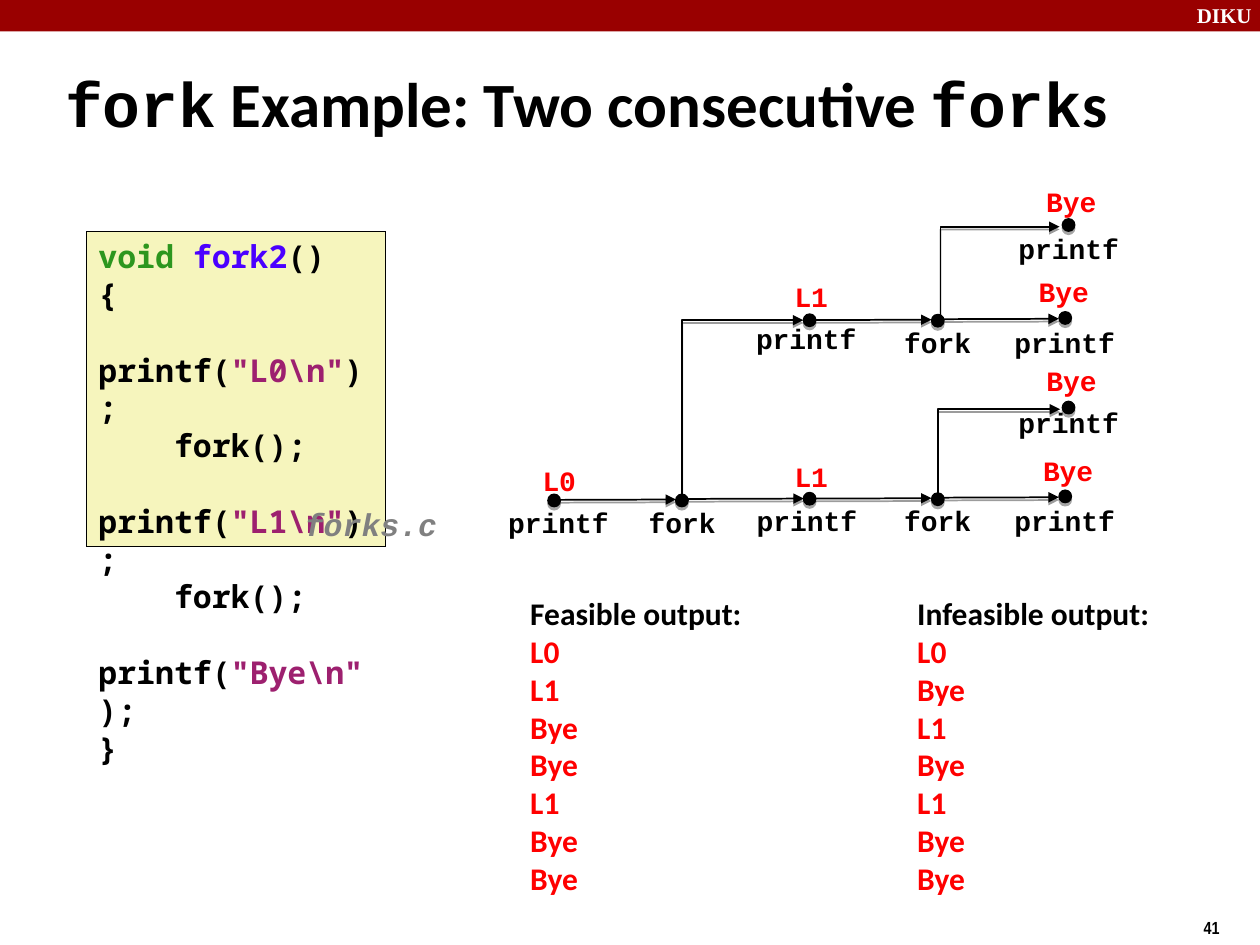
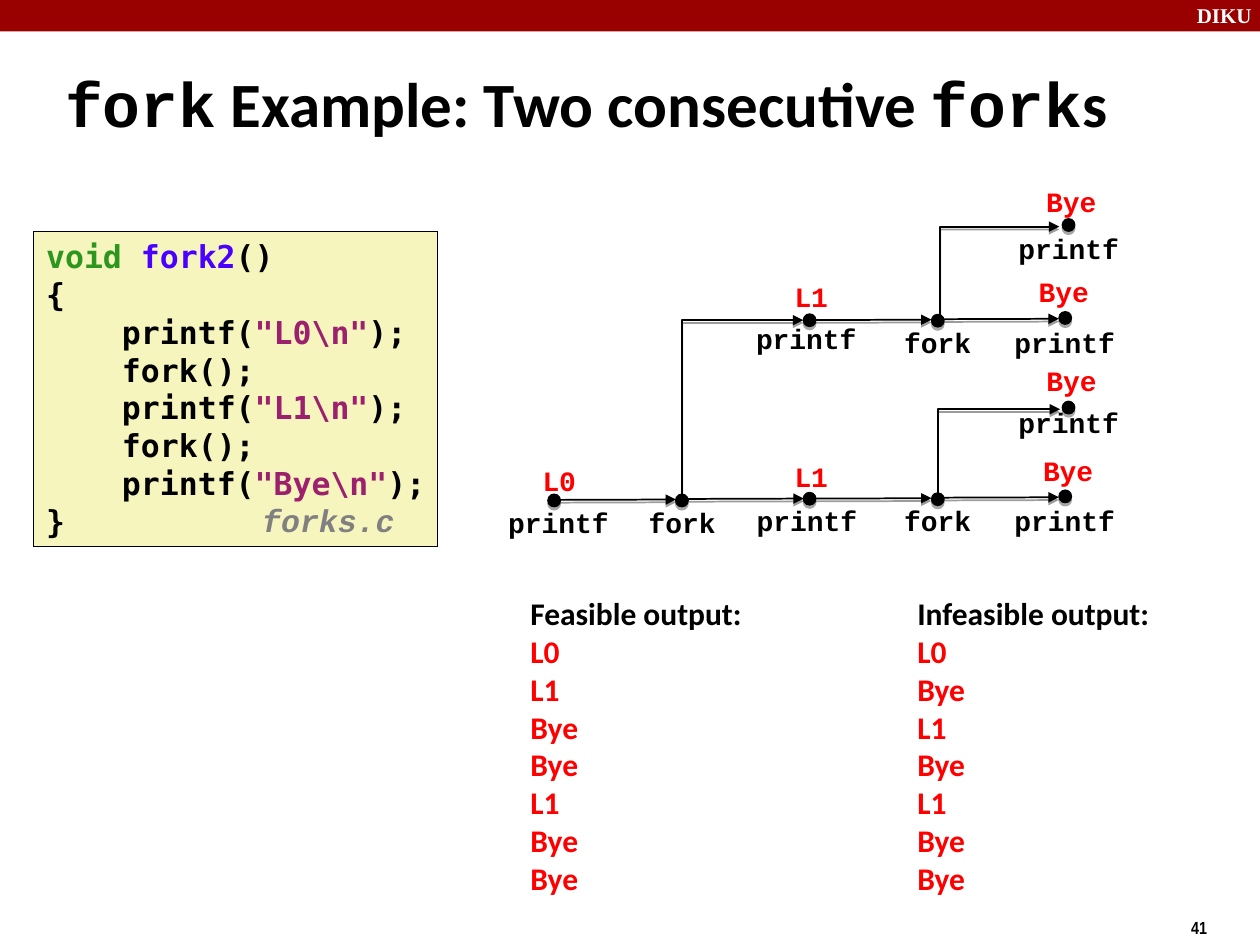
Before and after one commit to diku-compSys/compSys-e2020-pub, a slide deck: slide 41 of material/201019_exceptional_control_flow/exceptional-control-flow.odp. Drawn at 1260x945 pixels with LibreOffice and Linux fonts; fonts in the diff are those of the drawing. Boxes give left, top, right and bottom in pixels: in the first picture for what was removed or moved away, otherwise in the second. Text is boxed around its words. In the diff, an @@ line names an element or a change of style, - is before the commit and + after.

```diff
--- a/material/201019_exceptional_control_flow/exceptional-control-flow.odp
+++ b/material/201019_exceptional_control_flow/exceptional-control-flow.odp
@@ rectangle "void fork2()" resized from (x1=86, y1=231, x2=386, y2=546) to (x1=34, y1=231, x2=438, y2=546) @@
@@ rectangle "void fork2()" at (x1=34, y1=231, x2=438, y2=546): font Noto Sans Mono to DejaVu Sans Mono @@
@@ text "forks.c" rewrapped from (x1=305, y1=513, x2=437, y2=545) to (x1=262, y1=509, x2=394, y2=532) @@
@@ page number moved from (x1=1204, y1=922, x2=1220, y2=934) to (x1=1191, y1=922, x2=1207, y2=934) @@
```
Also in this commit, not shown: 52 other slides changed, 4 other files.
